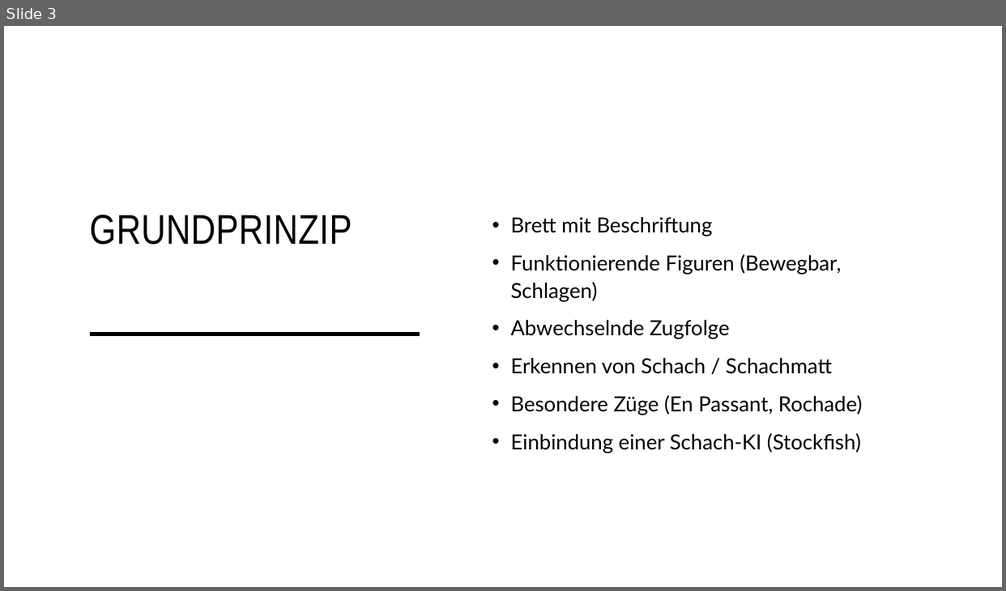
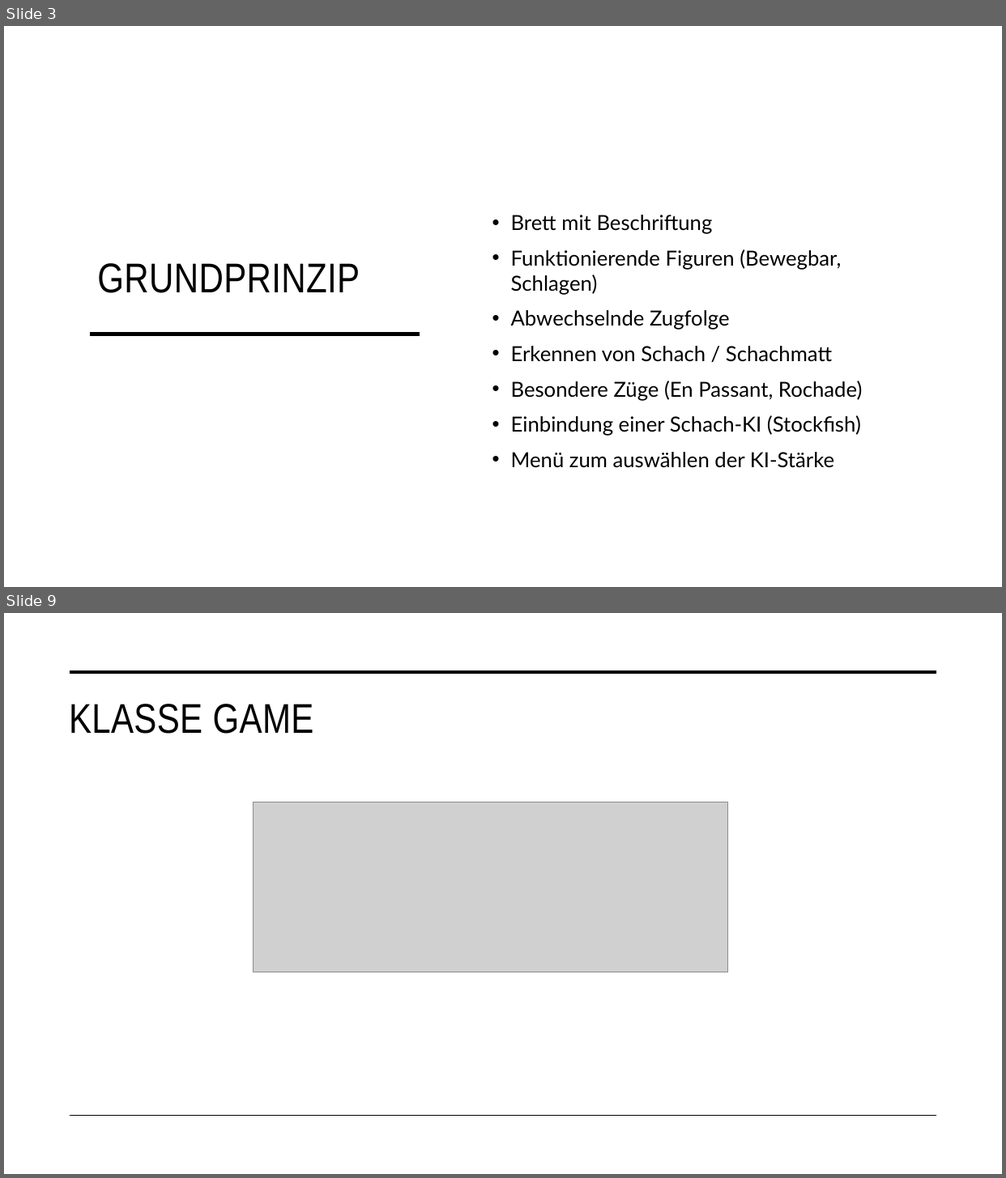
Before and after one commit to YTFirestormHD/PythonChess, a slide deck: Python Chess.pptx. Shown one above the other, each under a label of ours: slide 3 before the commit, slides 3 and 9 after it; the slides between them are not shown. The pictures are 1006x591 and 1006x1178 pixels, drawn with LibreOffice and Linux fonts; fonts in the diff are those of the drawing; grey boxes stand for pictures. Boxes give left, top, right and bottom in pixels: in the first picture for what was removed or moved away, otherwise in the second. Text is boxed around its words. In the diff, an @@ line names an element or a change of style, - is before the commit and + after.

```diff
--- a/Python Chess.pptx
+++ b/Python Chess.pptx
@@ slide 9 added at box(4, 613, 1002, 1174), background #FFFFFF @@
@@ line added from (70, 672) to (937, 672), #000000 3.5 pt @@
@@ title added at box(69, 704, 314, 734), 40 pt, text #000000 @@
+KLASSE GAME
@@ picture added at box(253, 803, 728, 973) @@
@@ line added from (70, 1116) to (937, 1116), #000000 1 pt @@
@@ slide 3 changed as well @@
@@ text at box(511, 215, 862, 436): line spacing 1.1 to 1 @@
@@ title "GRUNDPRINZIP": place and size @@
-title "GRUNDPRINZIP" at box(90, 215, 352, 245)
+title "GRUNDPRINZIP" at box(97, 263, 360, 293)
@@ text at box(511, 452, 834, 468): paragraph added @@
+• Menü zum auswählen der KI-Stärke
```
Also in this commit, not shown: 2 other slides changed, 9 other slides added, 1 slide removed.
